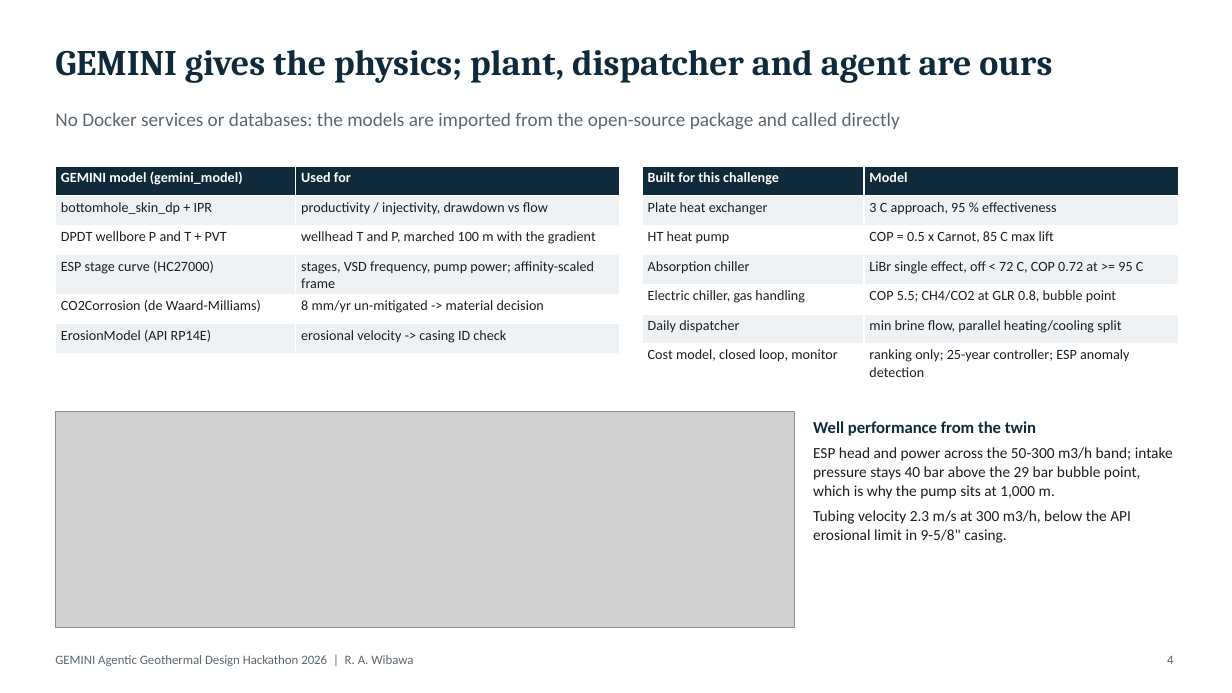
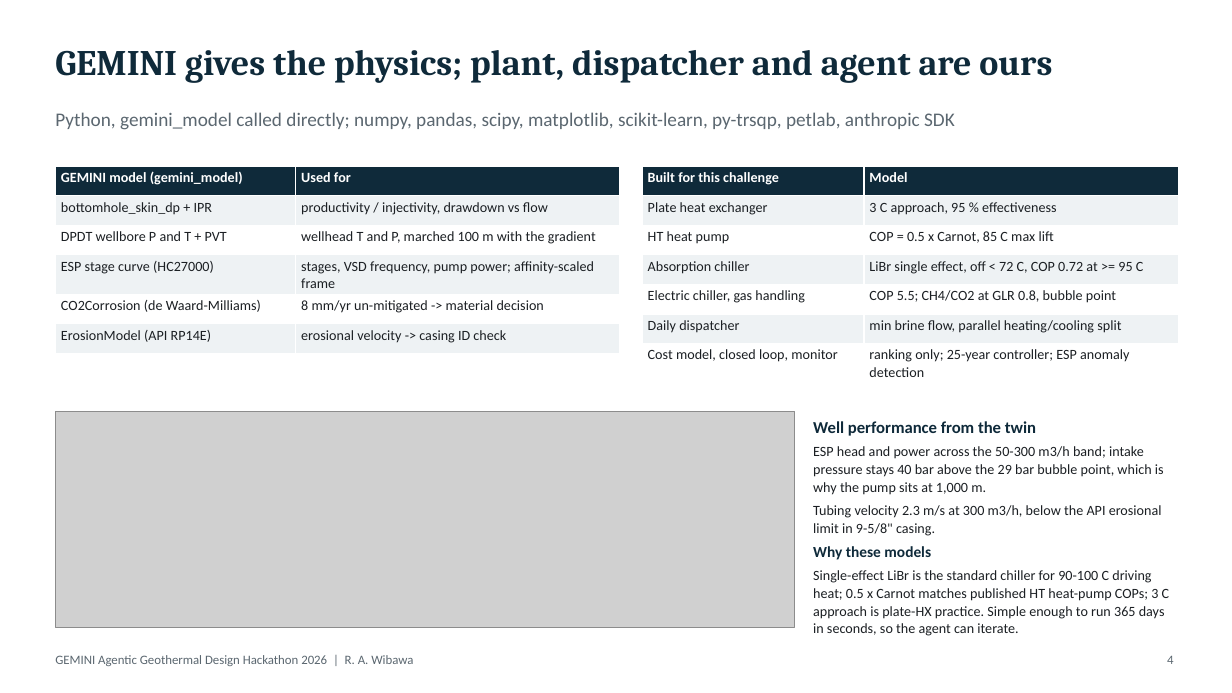
Before and after one commit to GEMINI-Digital-Twin/gemini-geothermal-suite-open, a slide deck: slide 4 of hackathon_2026_agentic_design/GEMINI_Hackathon_Report_Ramdhan_Wibawa.pptx. Drawn at 1232x693 pixels with LibreOffice and Linux fonts; fonts in the diff are those of the drawing; grey boxes stand for pictures. Boxes give left, top, right and bottom in pixels: in the first picture for what was removed or moved away, otherwise in the second. Text is boxed around its words. In the diff, an @@ line names an element or a change of style, - is before the commit and + after.

```diff
--- a/hackathon_2026_agentic_design/GEMINI_Hackathon_Report_Ramdhan_Wibawa.pptx
+++ b/hackathon_2026_agentic_design/GEMINI_Hackathon_Report_Ramdhan_Wibawa.pptx
@@ text at box(55, 112, 955, 130): text changed @@
-No Docker services or databases: the models are imported from the open-source package and called directly
+Python, gemini_model called directly; numpy, pandas, scipy, matplotlib, scikit-learn, py-trsqp, petlab, anthropic SDK
@@ text at box(813, 446, 1164, 536): size 12 to 11 pt in "ESP head and power across the 50-300 ...", "Tubing velocity 2.3 m/s at 300 m3/h, ..." @@
@@ text at box(813, 546, 1170, 636): paragraphs added @@
+Why these models
+Single-effect LiBr is the standard chiller for 90-100 C driving heat; 0.5 x Carnot matches published HT heat-pump COPs; 3 C approach is plate-HX practice. Simple enough to run 365 days in seconds, so the agent can iterate.
```
Also in this commit, not shown: 3 other slides changed, 9 other files.
